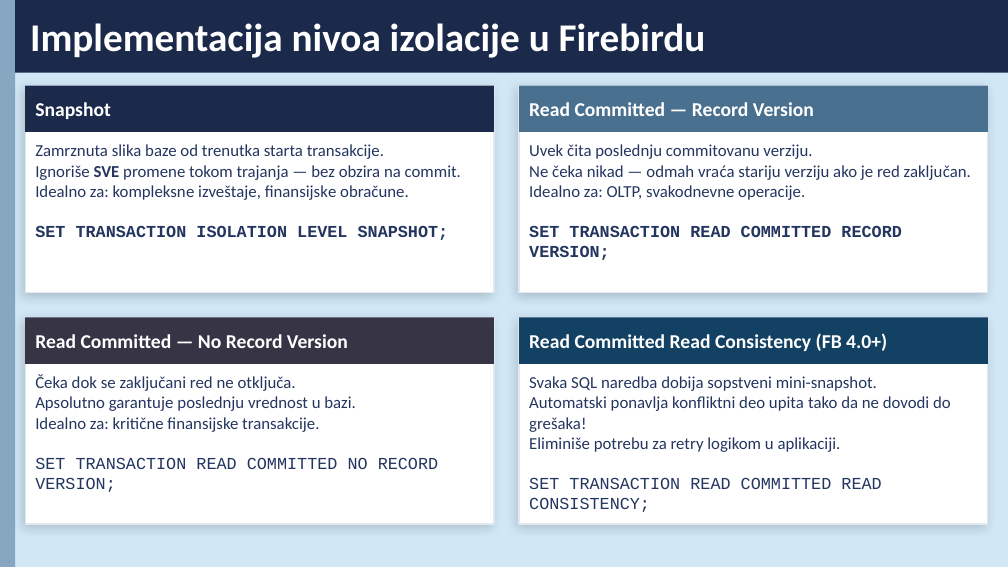
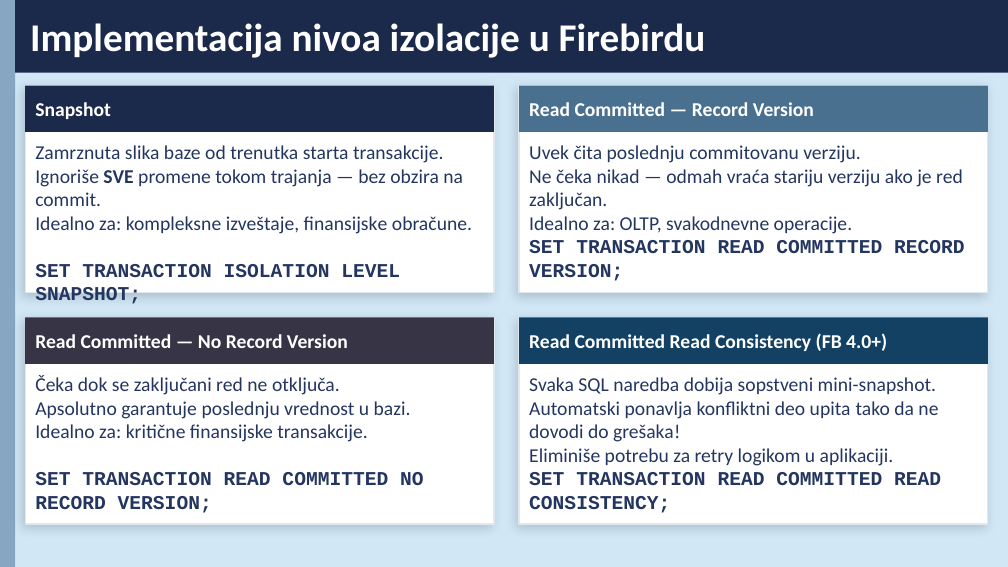
Before and after one commit to jefimija-stamenovic/subp, a slide deck: slide 6 of seminarski-2/Obrada transakcija, planovi izvršavanja transakcija, izolacija i zaključavanje u Firebird bazi podataka.pptx. Drawn at 1008x567 pixels with LibreOffice and Linux fonts; fonts in the diff are those of the drawing. Boxes give left, top, right and bottom in pixels: in the first picture for what was removed or moved away, otherwise in the second. Text is boxed around its words. In the diff, an @@ line names an element or a change of style, - is before the commit and + after.

```diff
--- a/seminarski-2/Obrada transakcija, planovi izvršavanja transakcija, izolacija i zaključavanje u Firebird bazi podataka.pptx
+++ b/seminarski-2/Obrada transakcija, planovi izvršavanja transakcija, izolacija i zaključavanje u Firebird bazi podataka.pptx
@@ text "Zamrznuta slika baze od trenutka ..." at box(35, 145, 472, 277): size 12 to 14 pt @@
@@ text "Uvek čita poslednju commitovanu verziju." at box(529, 145, 965, 281): size 12 to 14 pt @@
@@ text "Čeka dok se zaključani red ..." at box(35, 375, 424, 513): size 12 to 14 pt; bold on in "SET TRANSACTION READ COMMITTED NO RECORD VERSION;" @@
@@ text "Svaka SQL naredba dobija sopstveni ..." at box(529, 377, 941, 513): size 12 to 14 pt; bold on in "SET TRANSACTION READ COMMITTED READ CONSISTENCY;" @@
```
Also in this commit, not shown: 5 other slides changed, 5 other files.
